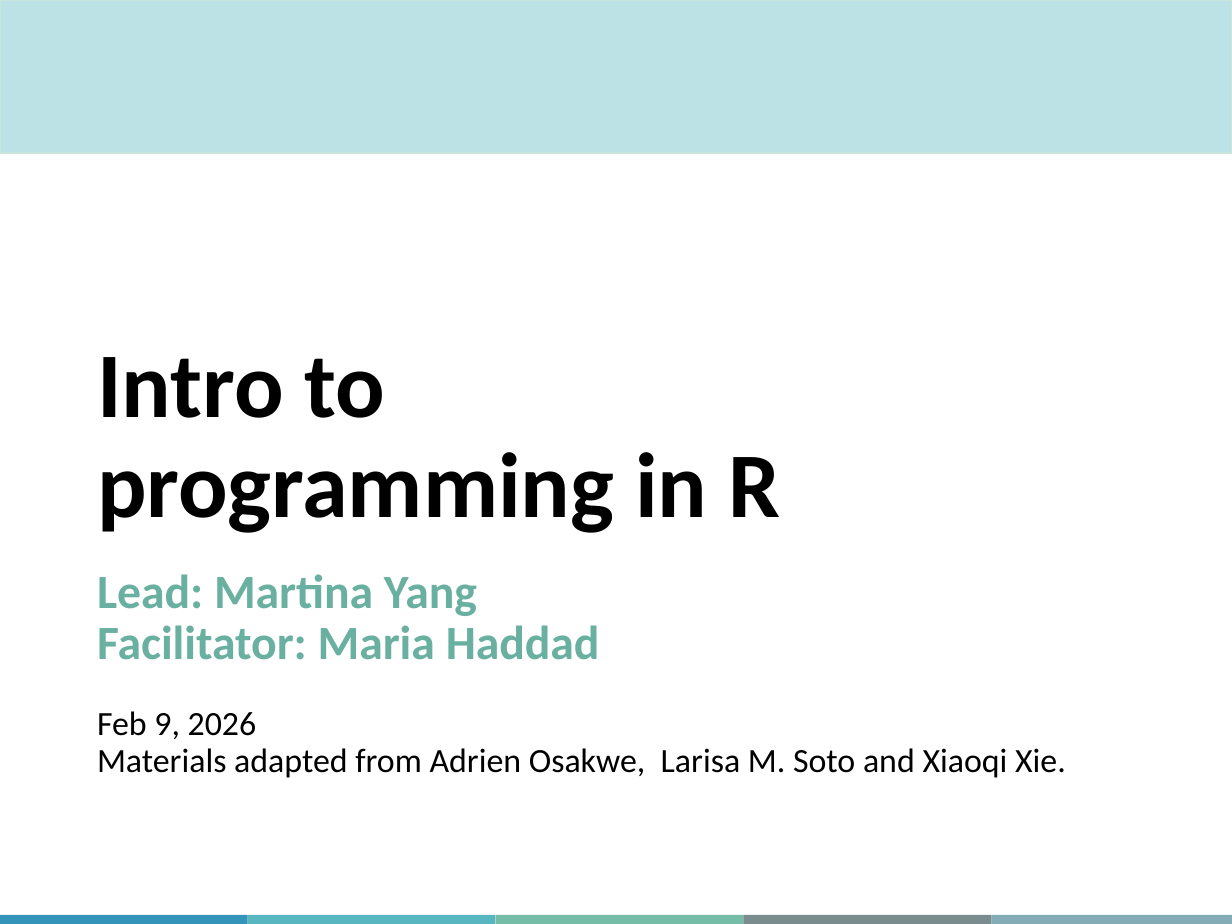
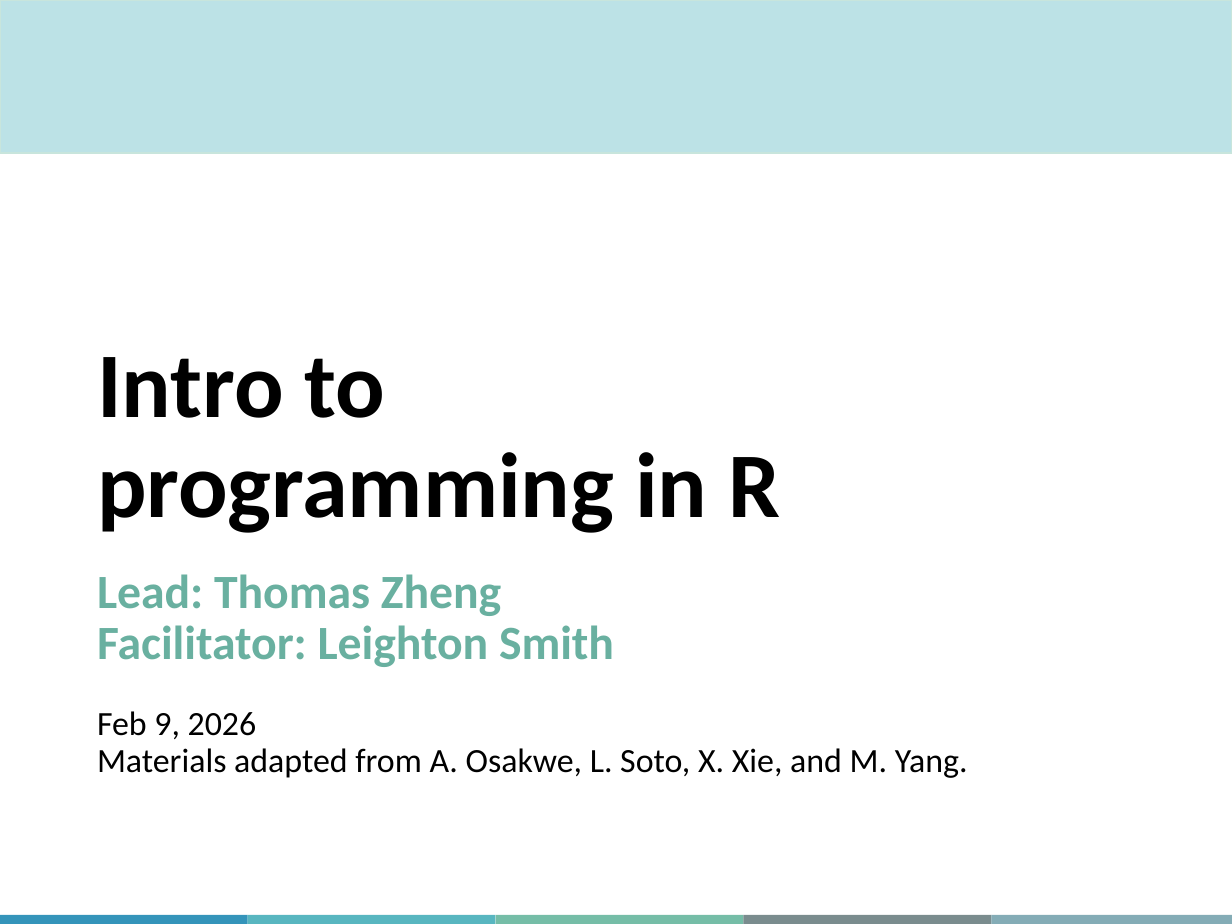
Before and after one commit to QLS-MiCM/IntroToR, a slide deck: slide 2 of Slides/MiCM_IntroToR.pptx. Drawn at 1232x924 pixels with LibreOffice and Linux fonts; fonts in the diff are those of the drawing; background and template pictures are left out. Boxes give left, top, right and bottom in pixels: in the first picture for what was removed or moved away, otherwise in the second. Text is boxed around its words. In the diff, an @@ line names an element or a change of style, - is before the commit and + after.

```diff
--- a/Slides/MiCM_IntroToR.pptx
+++ b/Slides/MiCM_IntroToR.pptx
@@ title at (97, 357, 968, 778): text changed; bold on @@
-Intro to
-programming in R
-Lead: Martina Yang
-Facilitator: Maria Haddad
-Feb 9, 2026
-Materials adapted from Adrien Osakwe, Larisa M. Soto and Xiaoqi Xie.
+Intro to
+programming in R
+Lead: Thomas Zheng
+Facilitator: Leighton Smith
+Feb 9, 2026
+Materials adapted from A. Osakwe, L. Soto, X. Xie, and M. Yang.
```
Also in this commit, not shown: 1 other slide changed, 1 other file.
